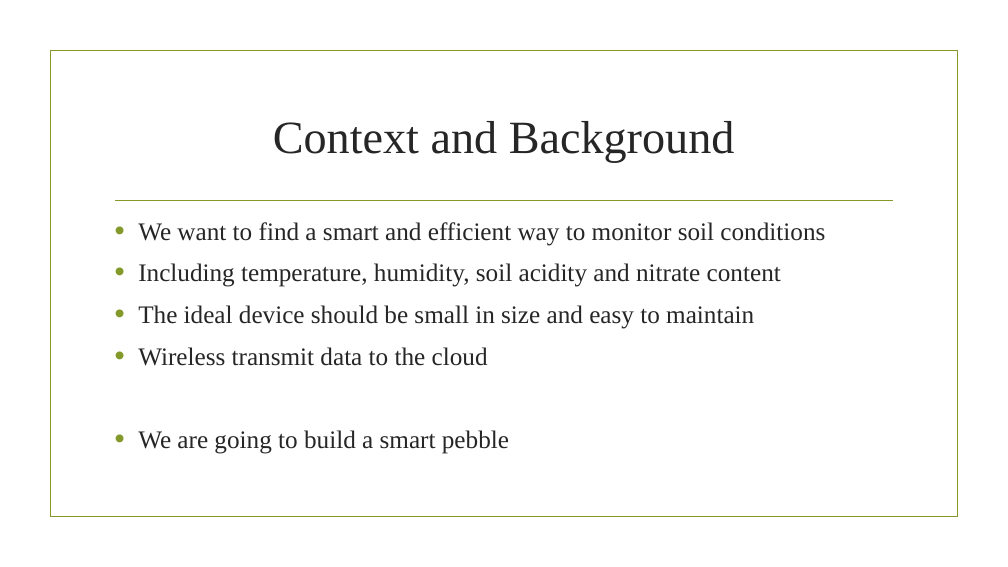
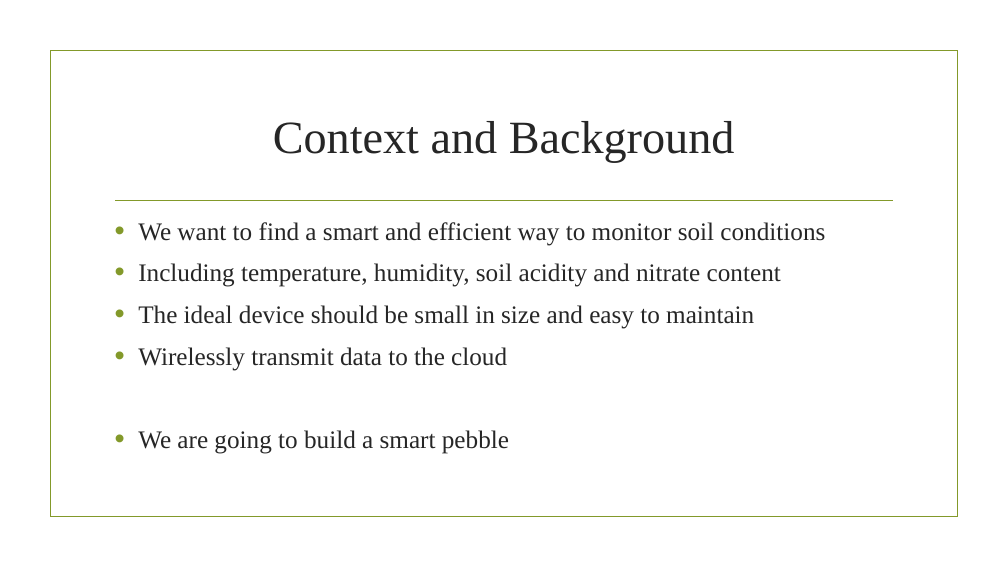
Before and after one commit to johnkmj/tufts_comp50_shared, a slide deck: slide 2 of HW1.pptx. Drawn at 1008x567 pixels with LibreOffice and Linux fonts; fonts in the diff are those of the drawing; background and template pictures are left out. Boxes give left, top, right and bottom in pixels: in the first picture for what was removed or moved away, otherwise in the second. Text is boxed around its words. In the diff, an @@ line names an element or a change of style, - is before the commit and + after.

Commit message:
finish v1 of HW1.pptx

```diff
--- a/HW1.pptx
+++ b/HW1.pptx
@@ text at (138,347,507,371): text changed @@
-• Wireless transmit data to the cloud
+• Wirelessly transmit data to the cloud
```
Also in this commit, not shown: 1 other slide changed, 1 slide added, 1 slide removed.
